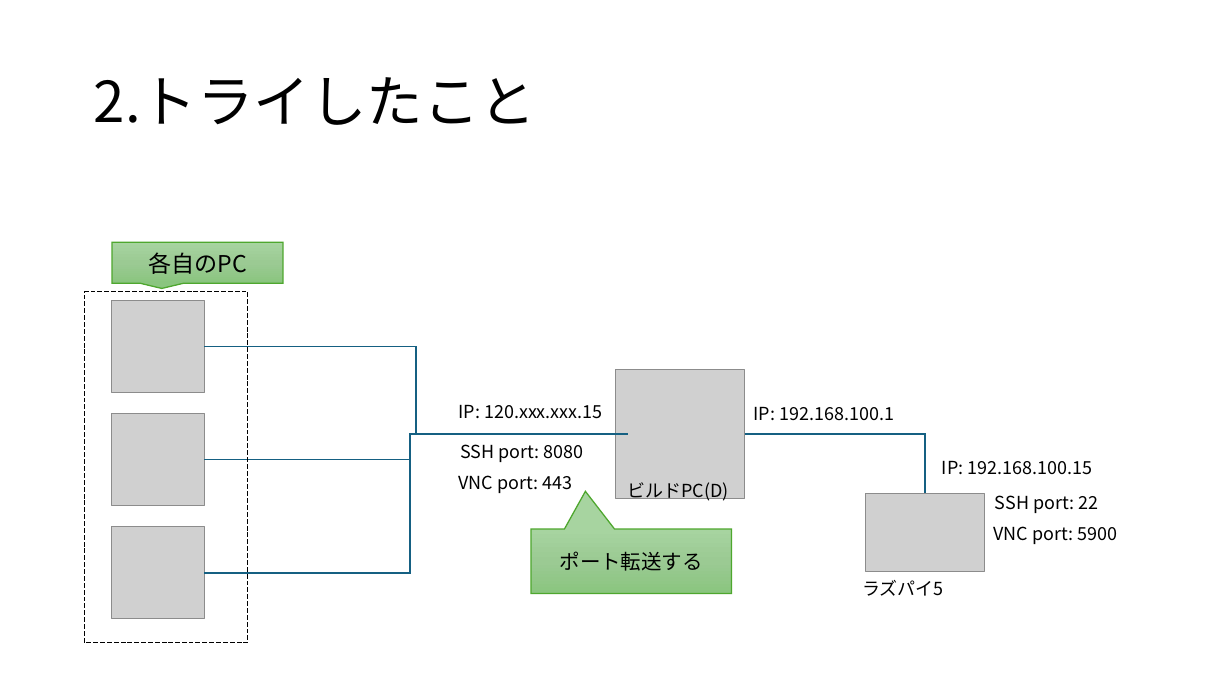
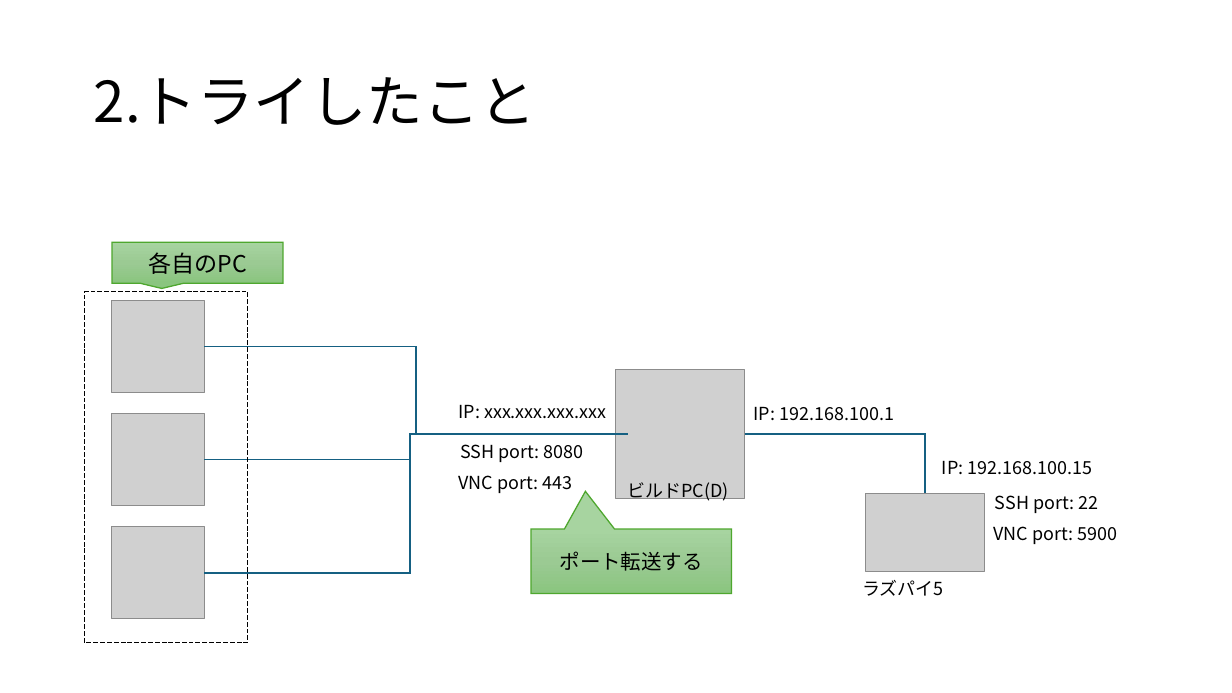
Before and after one commit to koga-miko/misc, a slide deck: slide 4 of raspberry-pi-report/ラズパイのリモート共有化のはまりどころ.pptx. Drawn at 1232x693 pixels with LibreOffice and Linux fonts; fonts in the diff are those of the drawing; grey boxes stand for pictures. Boxes give left, top, right and bottom in pixels: in the first picture for what was removed or moved away, otherwise in the second. Text is boxed around its words. In the diff, an @@ line names an element or a change of style, - is before the commit and + after.

```diff
--- a/raspberry-pi-report/ラズパイのリモート共有化のはまりどころ.pptx
+++ b/raspberry-pi-report/ラズパイのリモート共有化のはまりどころ.pptx
@@ text at (458,404,606,418): text changed @@
-IP: 120.xxx.xxx.15
+IP: xxx.xxx.xxx.xxx
```
Also in this commit, not shown: 2 other slides changed.
